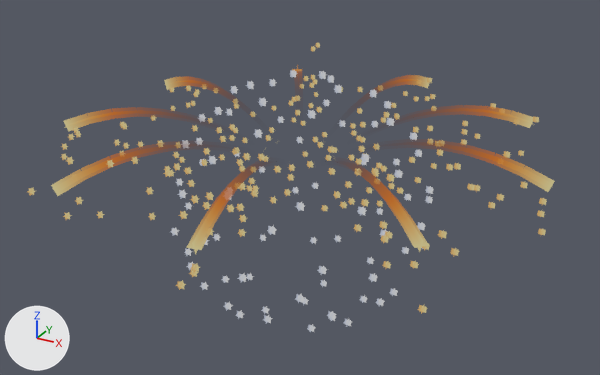
The glTF model fw_palm_gold_silver_b.glb: old version first, new version second.
Before and after are seen from a camera (50 mm lens) standing at (12.74, -23.24, 11.11) and looking at (-0.04, -0.01, -0.5). The lights are fixed; the arrows at lower left show +X, +Y and +Z. The picture after the commit comes second. Vertices at exactly the same position are counted once.

Names of what the first picture shows: 'spire'.
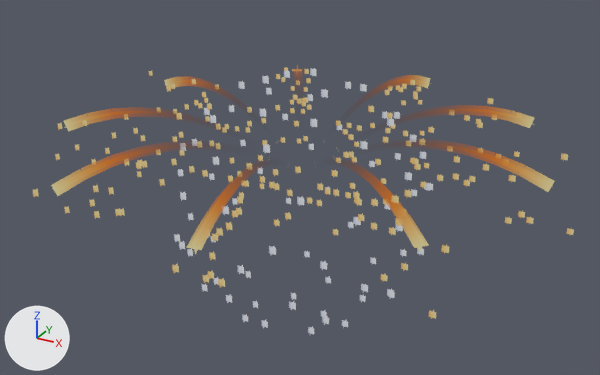
Pixel boxes (x1, y1, x2, y2) of what changed, in the pictures (600 x 375 px; the box of a moved part takes in the faces that stretch with it):
```json
{"object": "spire", "change": "reshaped", "before": [28, 42, 555, 332], "after": [33, 65, 574, 334], "on screen": "7% shorter"}
{"part": 1, "of": "me_spire", "change": "moved or reshaped", "before": [356, 159, 362, 165], "after": [343, 152, 349, 158]}
{"part": 2, "of": "me_spire", "change": "moved or reshaped", "before": [335, 85, 341, 93], "after": [368, 106, 374, 112]}
{"part": 3, "of": "me_spire", "change": "moved or reshaped", "before": [437, 149, 443, 156], "after": [419, 139, 425, 145]}
{"part": 4, "of": "me_spire", "change": "moved or reshaped", "before": [395, 170, 402, 178], "after": [414, 164, 421, 170]}
{"part": 5, "of": "me_spire", "change": "moved or reshaped", "before": [415, 177, 421, 183], "after": [420, 181, 427, 188]}
{"part": 6, "of": "me_spire", "change": "moved or reshaped", "before": [446, 164, 453, 170], "after": [437, 174, 443, 181]}
{"part": 7, "of": "me_spire", "change": "moved or reshaped", "before": [454, 163, 461, 170], "after": [453, 156, 460, 163]}
{"part": 8, "of": "me_spire", "change": "moved or reshaped", "before": [474, 185, 480, 191], "after": [453, 173, 459, 180]}
{"part": 9, "of": "me_spire", "change": "moved or reshaped", "before": [520, 182, 528, 188], "after": [508, 175, 516, 182]}
{"part": 10, "of": "me_spire", "change": "deleted", "before": [28, 42, 547, 332]}
{"part": 11, "of": "me_spire", "change": "built on", "before": [138, 70, 519, 302], "after": [33, 67, 574, 334]}
```

Edits to the scene script, one JSON object a line:
```json
{"block": "me_spire", "where": "# used by ob_spire; location = (0.0, 0.0, 0.0)"}
{"op": "remove", "block": "me_spire", "code": "me_spire.from_pydata(...)  # 3786 vertices, 1956 faces; spans x -8.0..8.5, y -9.0..8.3, z -5.6..3.6"}
{"op": "add", "block": "me_spire", "code": "me_spire.from_pydata(...)  # 2674 vertices, 1400 faces; spans x -9.2..9.2, y -8.7..8.5, z -5.5..3.5"}
{"block": "me_spire", "change": "me_spire part 1: the loose piece of 4 vertices spanning x 2.0..2.2, y 0.2, z 0.7..0.9 is moved by (-0.4, -0.2, 0.2)"}
{"block": "me_spire", "change": "me_spire part 2: the loose piece of 4 vertices spanning x 1.3..1.5, y -0.1, z 3.2..3.4 is moved by (1.2, -0.1, -0.4), in mat_g"}
{"block": "me_spire", "change": "me_spire part 3: the loose piece of 4 vertices spanning x 4.7..4.9, y 0.5, z 1.4..1.6 is moved by (-0.5, -0.2, 0.3)"}
{"block": "me_spire", "change": "me_spire part 4: the loose piece of 4 vertices spanning x 3.8..4.0, y -0.8, z 1.0..1.2 is moved by (0.5, 0.3, 0.2), in mat_g"}
{"block": "me_spire", "change": "me_spire part 5: the loose piece of 4 vertices spanning x 4.0..4.2, y 0.4, z 0.4..0.6 is moved by (0.3, -0.3, 0.0)"}
{"block": "me_spire", "change": "me_spire part 6: the loose piece of 4 vertices spanning x 5.1..5.3, y 0.0, z 1.2..1.4 is moved by (-0.2, -0.3, -0.3)"}
{"block": "me_spire", "change": "me_spire part 7: the loose piece of 4 vertices spanning x 5.5..5.7, y -0.4, z 1.5..1.7 is moved by (-0.2, 0.6, 0.0)"}
{"block": "me_spire", "change": "me_spire part 8: the loose piece of 4 vertices spanning x 6.0..6.2, y 0.2, z 0.6..0.8 is moved by (-0.7, 0.0, 0.2)"}
{"block": "me_spire", "change": "me_spire part 9: the loose piece of 4 vertices spanning x 7.4..7.6, y 0.3, z 1.0..1.2 is moved by (0.0, -1.4, 0.7)"}
{"block": "me_spire", "change": "me_spire part 10: 779 loose pieces with 3116 vertices, spanning x -7.9..8.5, y -9.0..8.3, z -5.6..3.6, are deleted"}
{"block": "me_spire", "change": "me_spire part 11: 24 vertices moved within x -5.3..4.1, y -6.6..3.0, z -4.3..2.9; 60 vertices removed from x -5.4..5.9, y -6.8..5.6, z -5.2..3.1; 2064 vertices added at x -9.2..9.2, y -8.7..8.5, z -5.5..3.5"}
{"block": "me_spire", "change": "other edits to the shape of me_spire do not show in these pictures"}
```
